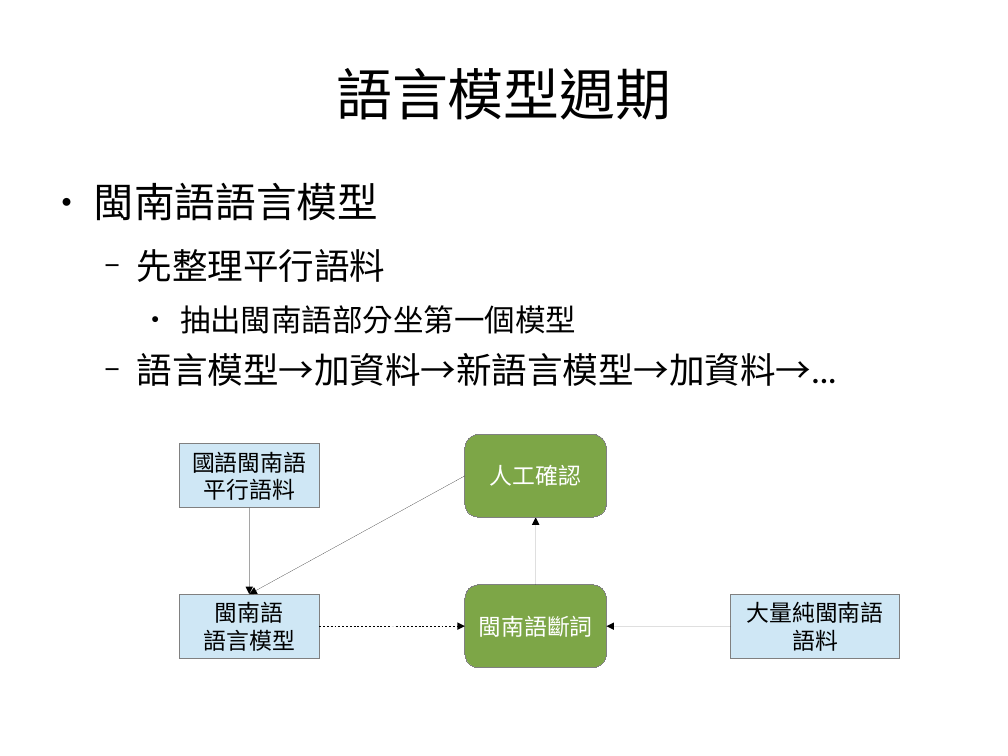
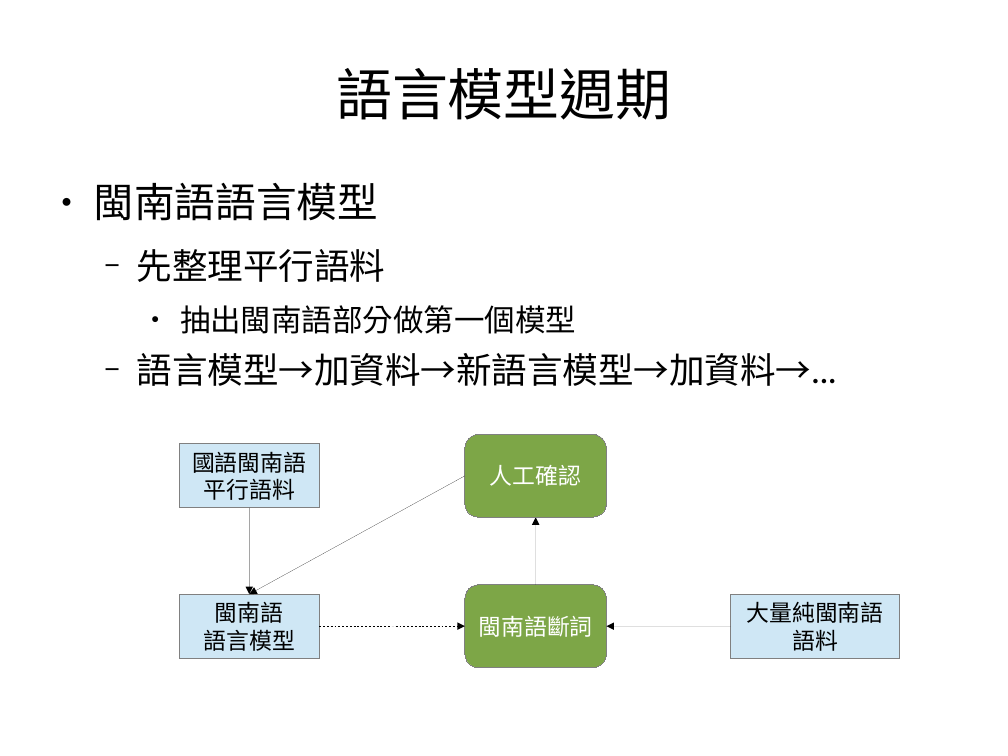
Before and after one commit to sih4sing5hong5/po3-ko3_tau5-iann2-phinn3, a slide deck: slide 9 of 翻譯報告.odp. Drawn at 1008x756 pixels with LibreOffice and Linux fonts; fonts in the diff are those of the drawing. Boxes give left, top, right and bottom in pixels: in the first picture for what was removed or moved away, otherwise in the second. Text is boxed around its words. In the diff, an @@ line names an element or a change of style, - is before the commit and + after.

```diff
--- a/翻譯報告.odp
+++ b/翻譯報告.odp
@@ text at <box>180,305,576,334</box>: text changed @@
-    ● 抽出閩南語部分坐第一個模型
+    ● 抽出閩南語部分做第一個模型
```
Also in this commit, not shown: 3 other slides changed, 5 slides added.
